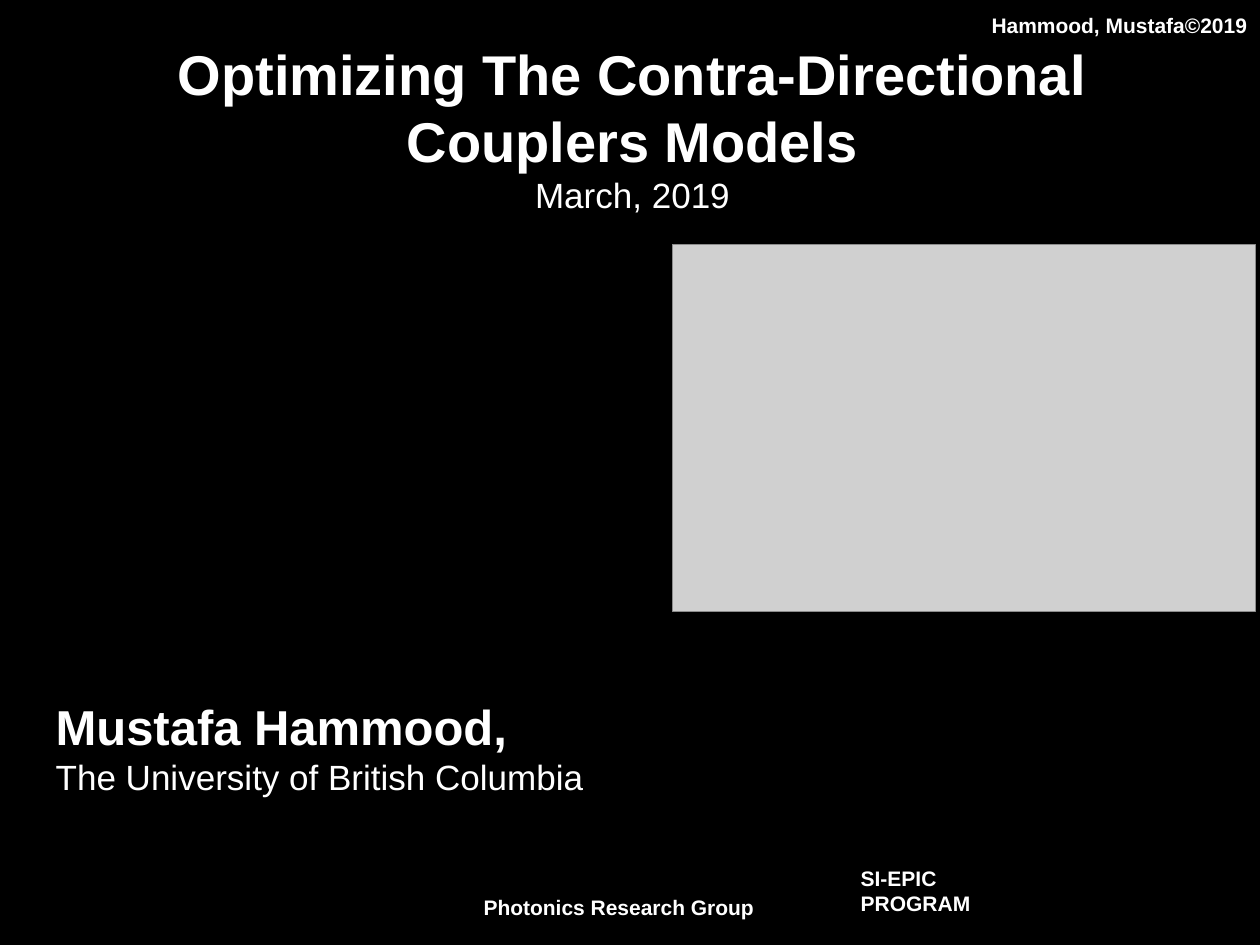
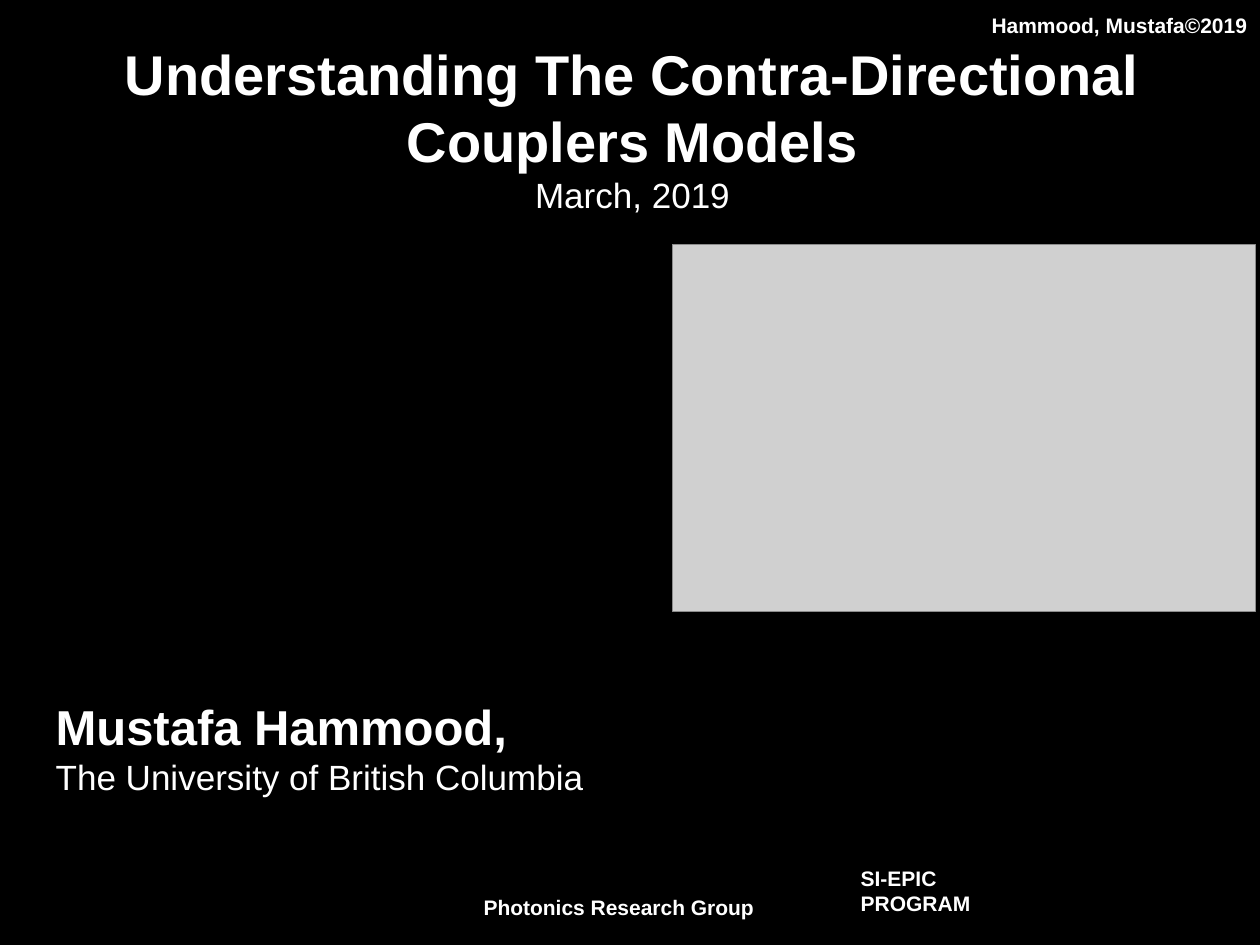
Before and after one commit to mustafacc/SiEPIC_Photonics_Package, a slide deck: slide 1 of SiEPIC_Photonics_Package/solvers_simulators/contraDC/Documentation/contraDC_Simulator.pptx. Drawn at 1260x945 pixels with LibreOffice and Linux fonts; fonts in the diff are those of the drawing; grey boxes stand for pictures; background and template pictures are left out. Boxes give left, top, right and bottom in pixels: in the first picture for what was removed or moved away, otherwise in the second. Text is boxed around its words. In the diff, an @@ line names an element or a change of style, - is before the commit and + after.

Commit message:
solver: contraDC: update documentation slides

```diff
--- a/SiEPIC_Photonics_Package/solvers_simulators/contraDC/Documentation/contraDC_Simulator.pptx
+++ b/SiEPIC_Photonics_Package/solvers_simulators/contraDC/Documentation/contraDC_Simulator.pptx
@@ title at [125,54,1138,213]: text changed @@
-Optimizing The Contra-Directional Couplers Models
-March, 2019
+Understanding The Contra-Directional Couplers Models
+March, 2019
```
Also in this commit, not shown: 5 other slides changed, 6 slides added, 2 other files.
